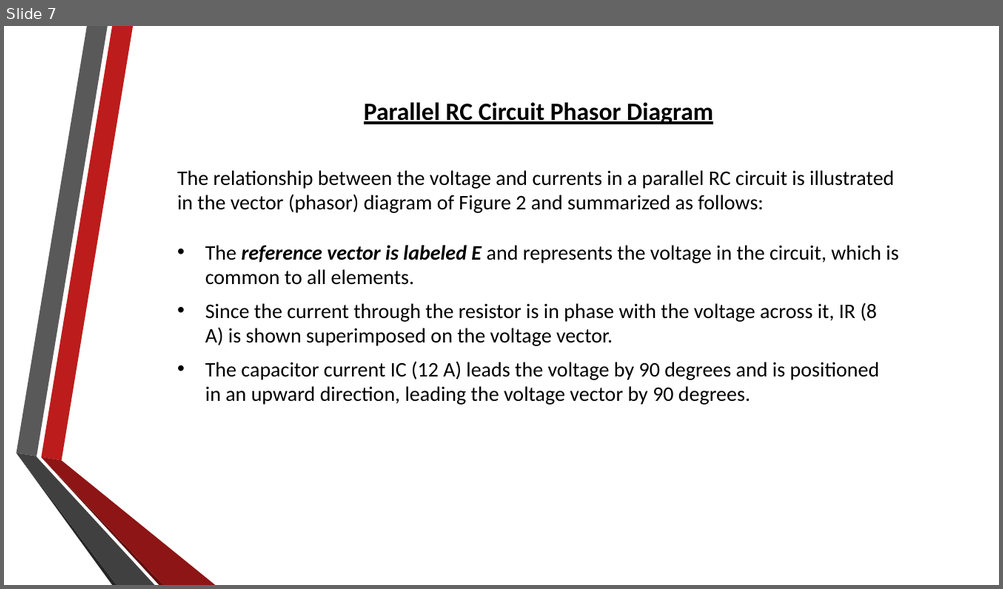
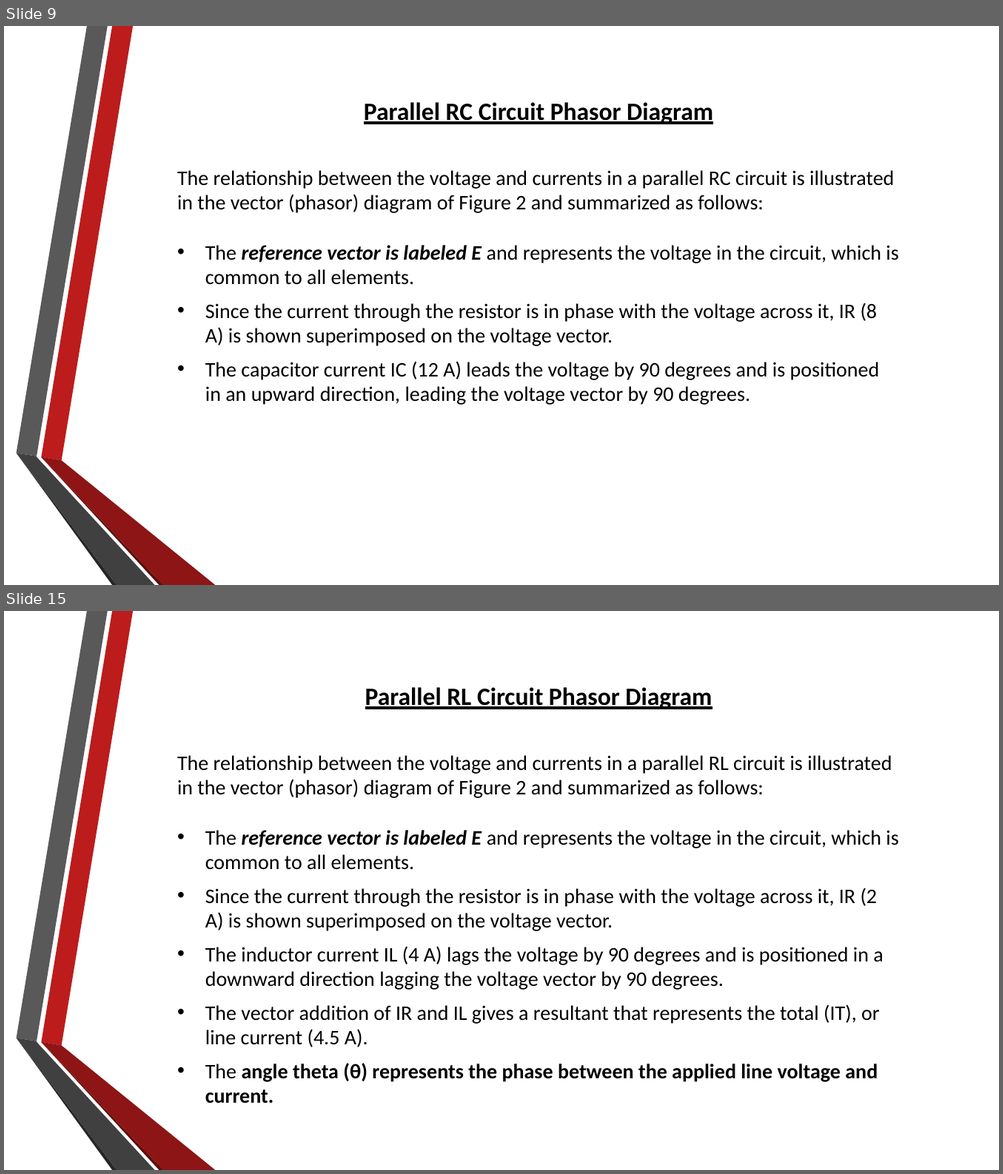
Before and after one commit to RahulAgrwal/Electrical-Virtual-lab, a slide deck: exp2/theoryimage/theory.pptx. Shown one above the other, each under a label of ours: slide 7 before the commit, slides 9 and 15 after it; the slides between them are not shown. The pictures are 1003x589 and 1003x1174 pixels, drawn with LibreOffice and Linux fonts; fonts in the diff are those of the drawing; background and template pictures are left out. Boxes give left, top, right and bottom in pixels: in the first picture for what was removed or moved away, otherwise in the second. Text is boxed around its words. In the diff, an @@ line names an element or a change of style, - is before the commit and + after.

```diff
--- a/exp2/theoryimage/theory.pptx
+++ b/exp2/theoryimage/theory.pptx
@@ slide 15 added at box(4, 611, 999, 1170), background picture (left out); not listed: 6 template elements that a slide beside it also shows @@
@@ text added at box(177, 687, 898, 1104), 20 pt, text #000000 @@
+Parallel RL Circuit Phasor Diagram
+The relationship between the voltage and currents in a parallel RL circuit is illustrated in the vector (phasor) diagram of Figure 2 and summarized as follows:
+• The reference vector is labeled E and represents the voltage in the circuit, which is common to all elements.
+• Since the current through the resistor is in phase with the voltage across it, IR (2 A) is shown superimposed on the voltage vector.
+• The inductor current IL (4 A) lags the voltage by 90 degrees and is positioned in a downward direction lagging the voltage vector by 90 degrees.
+• The vector addition of IR and IL gives a resultant that represents the total (IT), or line current (4.5 A).
+• The angle theta (θ) represents the phase between the applied line voltage and current.
@@ what was slide 7 is now slide 9 @@
```
Also in this commit, not shown: 2 slides changed, 10 other slides added, 8 slides removed, 37 other files.
